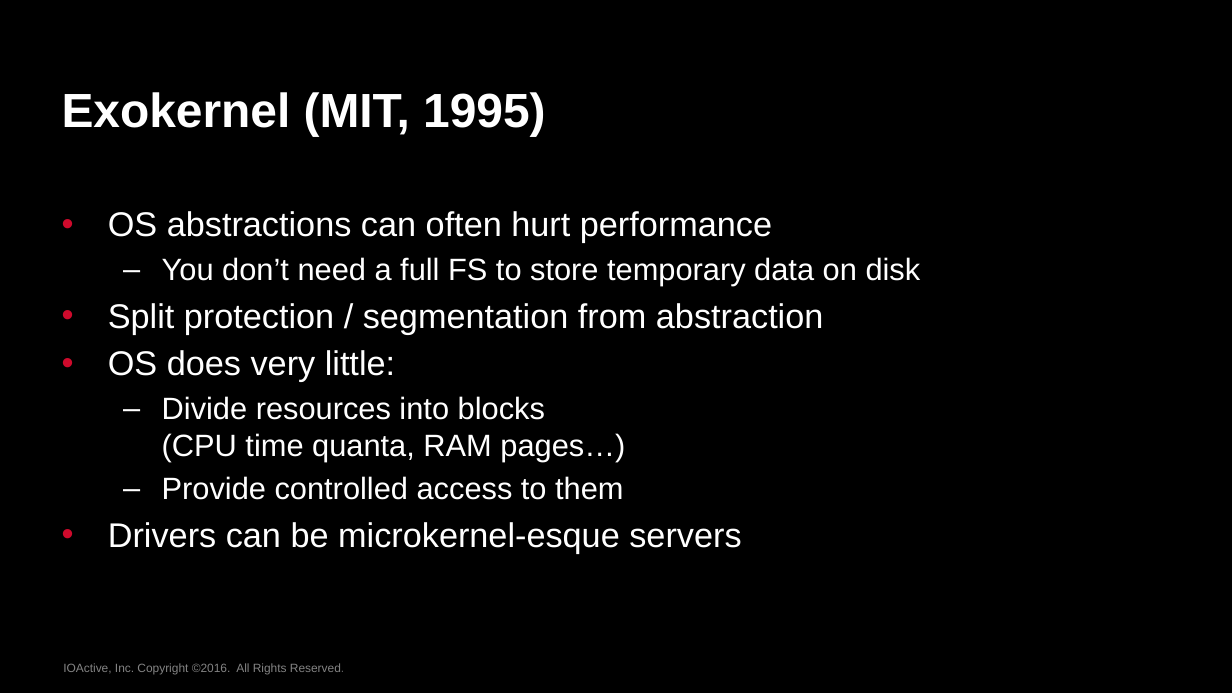
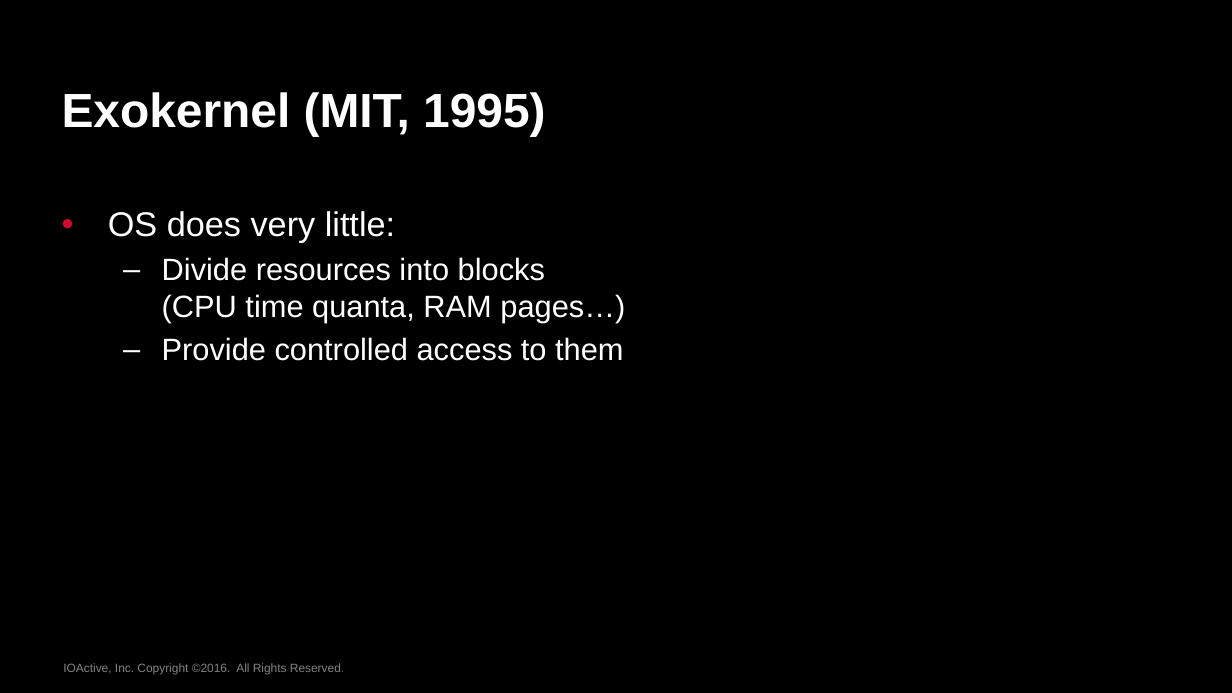
Before and after one commit to azonenberg/antikernel, a slide deck: slide 5 of doc/publications/ches2016/ches2016-antikernel-2.pptx (slide 4 before the commit). Drawn at 1232x693 pixels with LibreOffice and Linux fonts; fonts in the diff are those of the drawing; background and template pictures are left out. Boxes give left, top, right and bottom in pixels: in the first picture for what was removed or moved away, otherwise in the second. Text is boxed around its words. In the diff, an @@ line names an element or a change of style, - is before the commit and + after.

```diff
--- a/doc/publications/ches2016/ches2016-antikernel-2.pptx
+++ b/doc/publications/ches2016/ches2016-antikernel-2.pptx
@@ text at [108, 211, 921, 334]: paragraphs removed @@
-• OS abstractions can often hurt performance
-  – You don’t need a full FS to store temporary data on disk
-• Split protection / segmentation from abstraction
@@ text at [108, 522, 741, 553]: paragraph removed @@
-• Drivers can be microkernel-esque servers
```
Also in this commit, not shown: 3 other slides changed, 1 slide added.
